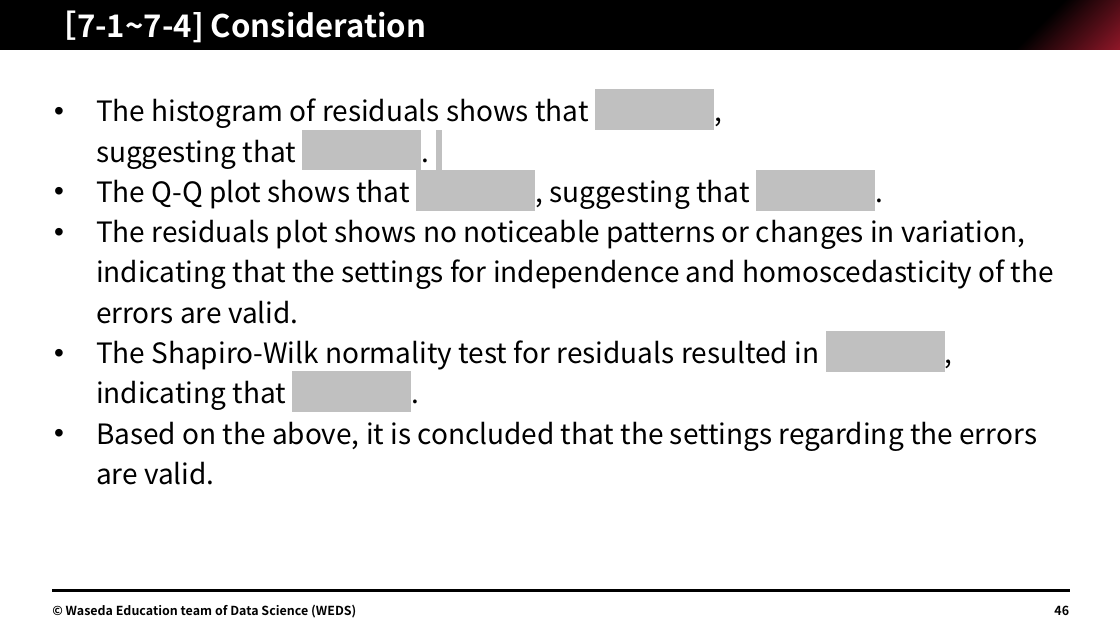
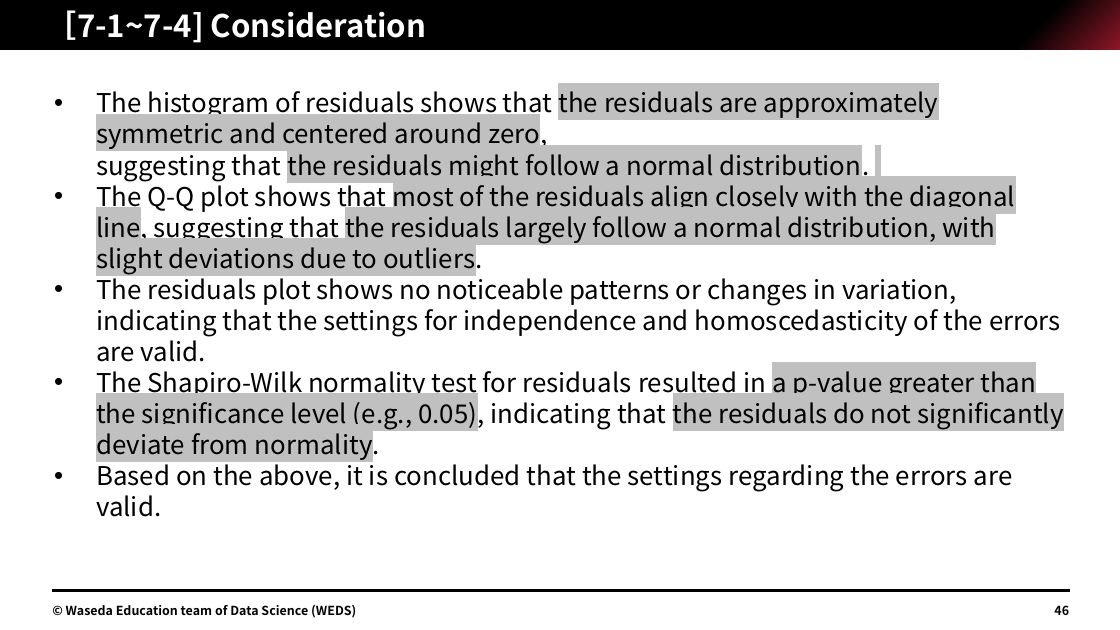
Before and after one commit to Jimin-Park0901/Data-Science, a slide deck: slide 46 of Store_Sale/assignment/1W22CF16.pptx. Drawn at 1120x630 pixels with LibreOffice and Linux fonts; fonts in the diff are those of the drawing. Boxes give left, top, right and bottom in pixels: in the first picture for what was removed or moved away, otherwise in the second. Text is boxed around its words. In the diff, an @@ line names an element or a change of style, - is before the commit and + after.

```diff
--- a/Store_Sale/assignment/1W22CF16.pptx
+++ b/Store_Sale/assignment/1W22CF16.pptx
@@ text at (96,91,1016,274): text changed; size 18 to 16.6 pt @@
-• The histogram of residuals shows that ,
-  suggesting that .
-• The Q-Q plot shows that , suggesting that .
+• The histogram of residuals shows that the residuals are approximately symmetric and centered around zero,
+  suggesting that the residuals might follow a normal distribution.
+• The Q-Q plot shows that most of the residuals align closely with the diagonal line, suggesting that the residuals largely follow a normal distribution, with slight deviations due to outliers.
@@ text at (96,272,1061,517): size 18 to 16.6 pt in "The residuals plot shows no noticeable patterns ...", "Based on the above, it is concluded ..."; line spacing 1.2 to 1 @@
@@ text at (96,371,1063,460): text changed; size 18 to 16.6 pt @@
-• The Shapiro-Wilk normality test for residuals resulted in , indicating that .
+• The Shapiro-Wilk normality test for residuals resulted in a p-value greater than the significance level (e.g., 0.05), indicating that the residuals do not significantly deviate from normality.
```
Also in this commit, not shown: 1 other slide changed.
